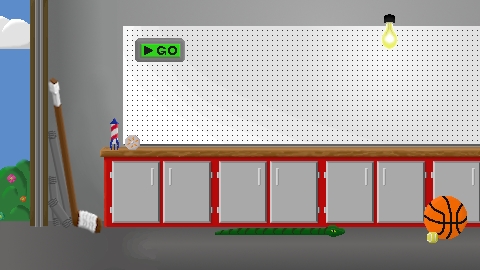
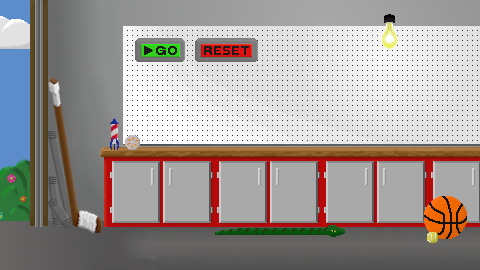
Two versions of the same layered image (480x270). Layer-by-layer changes:
added layer "Reset_Up.xcf" above "Reset_Down.xcf" over [201, 44, 252, 57]
added layer "Reset_Down.xcf" above "Reset_Base.xcf" over [201, 44, 252, 57]
added layer "Reset_Base.xcf" above "Go_Up.xcf" over [195, 38, 258, 62]
painted on "Go_Up.xcf" over [156, 46, 166, 55]
painted on "Go_Down.xcf" over [156, 46, 166, 55]
